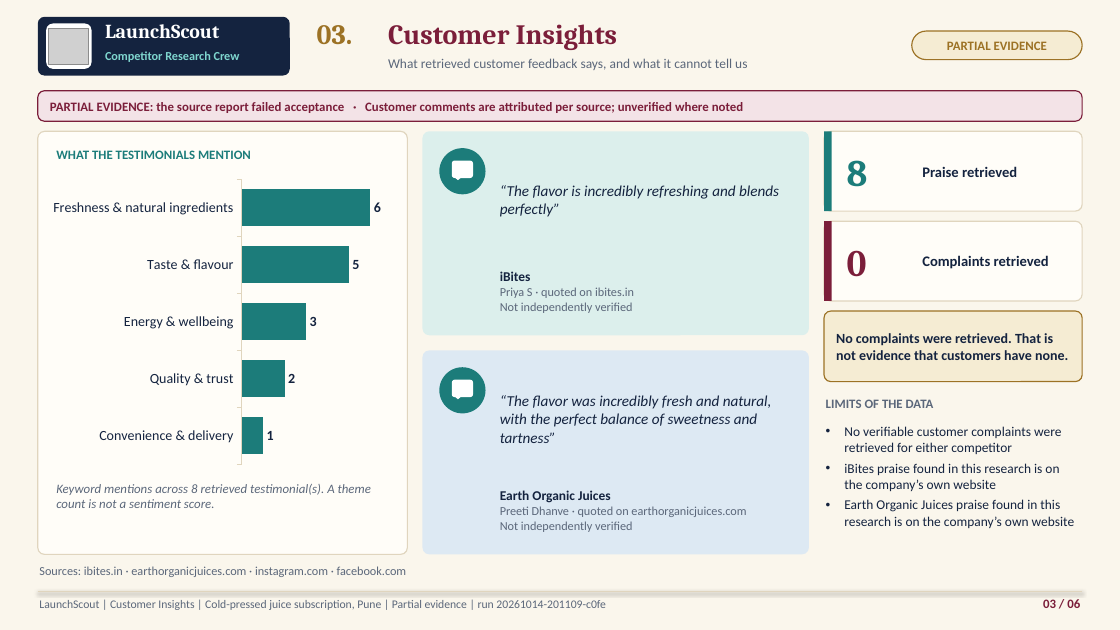
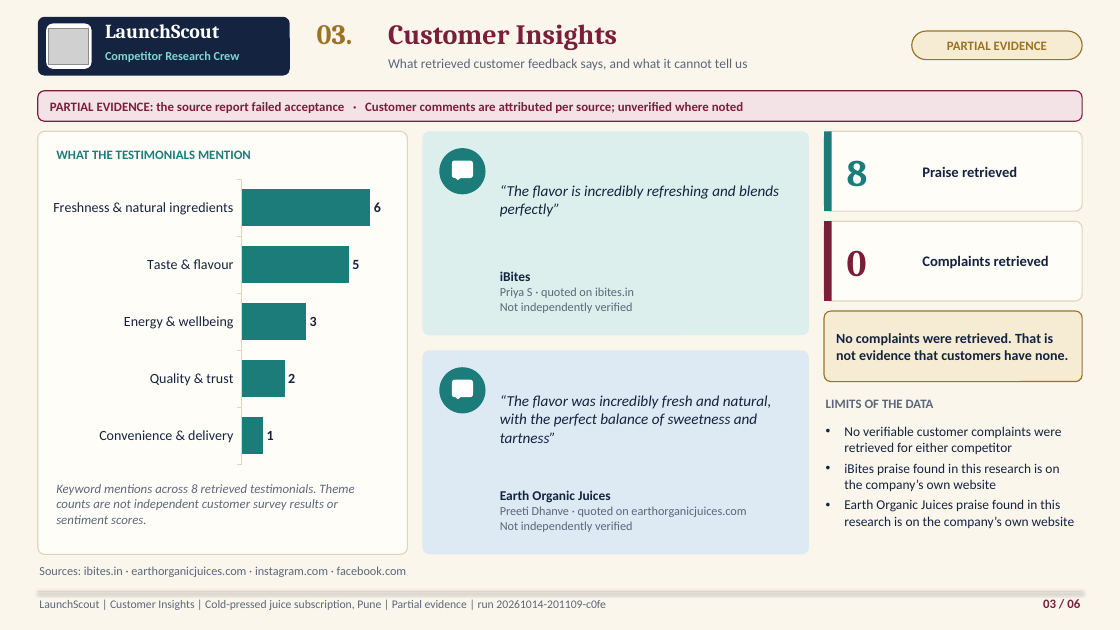
Before and after one commit to arun-srinivasan-builds/launchscout-competitor-research-crew, a slide deck: slide 3 of demo_data/saved_runs/20261014-201109-cold-pressed-juice-subscriptio-c0fe/deck/launchscout-pitch-deck-PARTIAL.pptx. Drawn at 1120x630 pixels with LibreOffice and Linux fonts; fonts in the diff are those of the drawing; grey boxes stand for pictures. Boxes give left, top, right and bottom in pixels: in the first picture for what was removed or moved away, otherwise in the second. Text is boxed around its words. In the diff, an @@ line names an element or a change of style, - is before the commit and + after.

```diff
--- a/demo_data/saved_runs/20261014-201109-cold-pressed-juice-subscriptio-c0fe/deck/launchscout-pitch-deck-PARTIAL.pptx
+++ b/demo_data/saved_runs/20261014-201109-cold-pressed-juice-subscriptio-c0fe/deck/launchscout-pitch-deck-PARTIAL.pptx
@@ text at [56,484,354,524]: text changed @@
-Keyword mentions across 8 retrieved testimonial(s). A theme count is not a sentiment score.
+Keyword mentions across 8 retrieved testimonials. Theme counts are not independent customer survey results or sentiment scores.
```
Also in this commit, not shown: 2 other slides changed, 3 other files.
